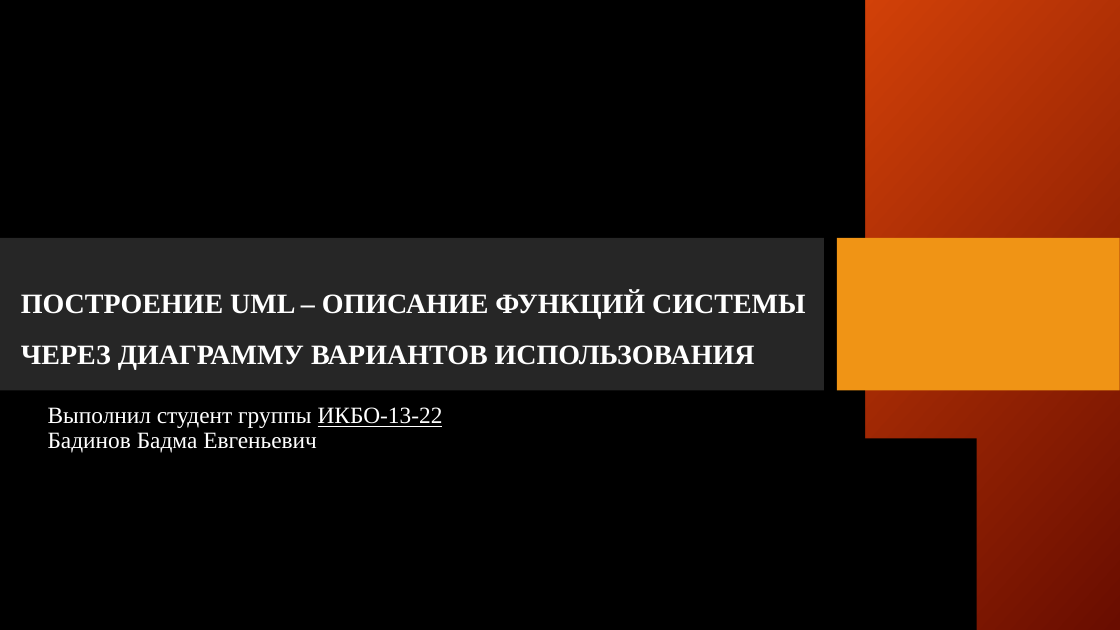
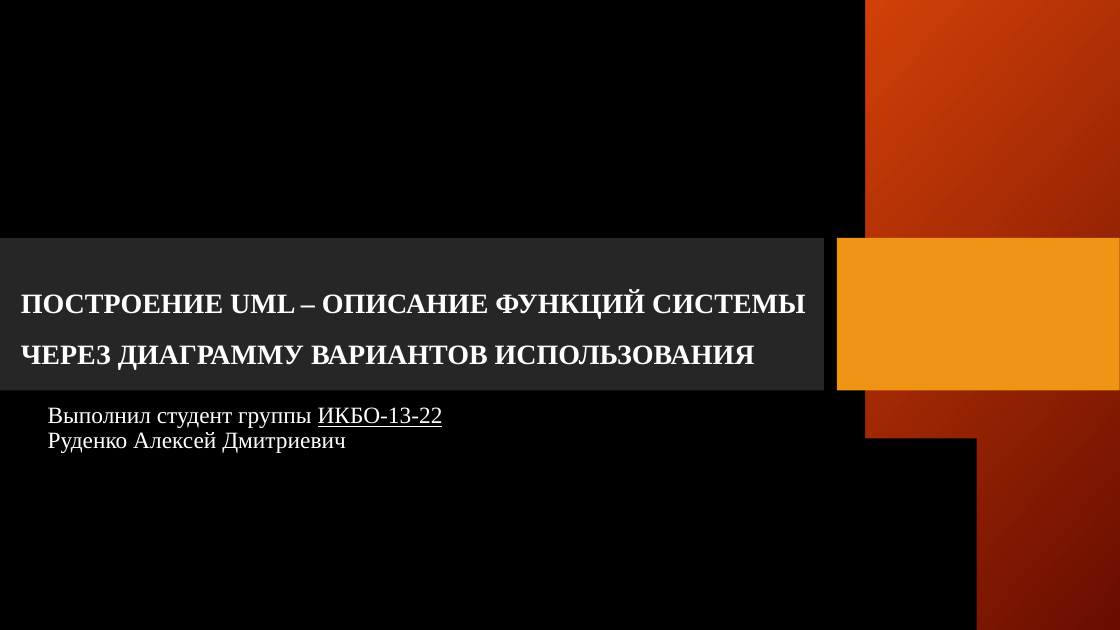
Before and after one commit to baethand/MIREA, a slide deck: slide 1 of sem4/AKMS/пр6_през_Руденко_ИКБО-13-22.pptx. Drawn at 1120x630 pixels with LibreOffice and Linux fonts; fonts in the diff are those of the drawing; background and template pictures are left out. Boxes give left, top, right and bottom in pixels: in the first picture for what was removed or moved away, otherwise in the second. Text is boxed around its words. In the diff, an @@ line names an element or a change of style, - is before the commit and + after.

```diff
--- a/sem4/AKMS/пр6_през_Руденко_ИКБО-13-22.pptx
+++ b/sem4/AKMS/пр6_през_Руденко_ИКБО-13-22.pptx
@@ subtitle at [48, 407, 443, 453]: text changed @@
-Выполнил студент группы ИКБО-13-22
-Бадинов Бадма Евгеньевич
+Выполнил студент группы ИКБО-13-22
+Руденко Алексей Дмитриевич
```
Also in this commit, not shown: 3 other slides changed, 2 slides removed, 9 other files.
